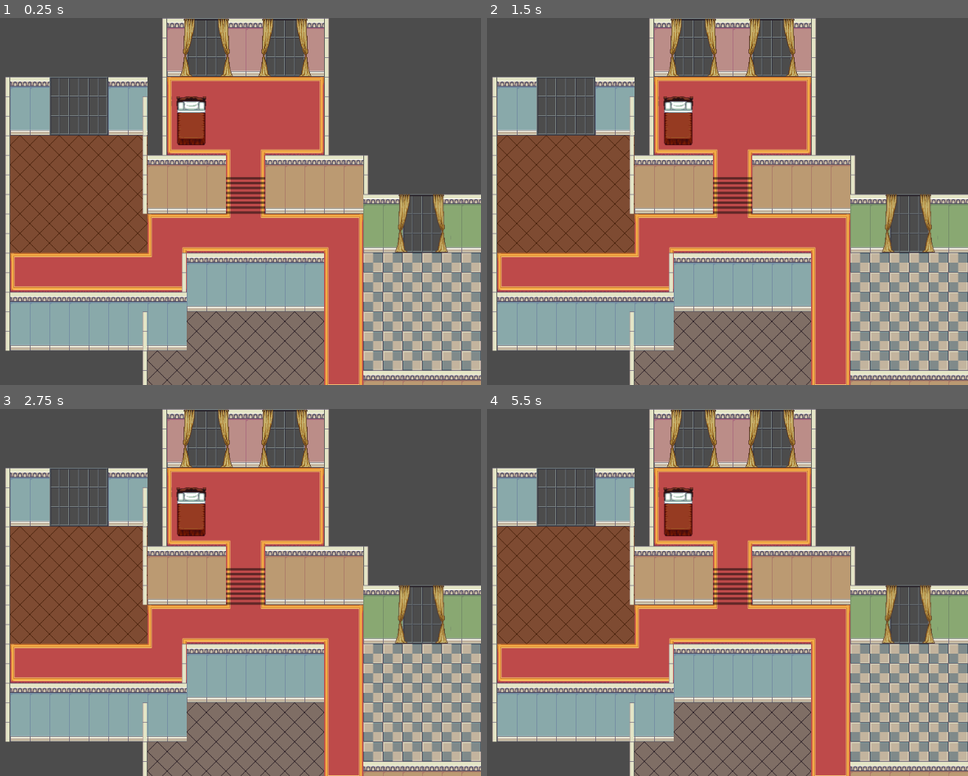
Above: before the commit, frames 1-4 (two rows, left to right).
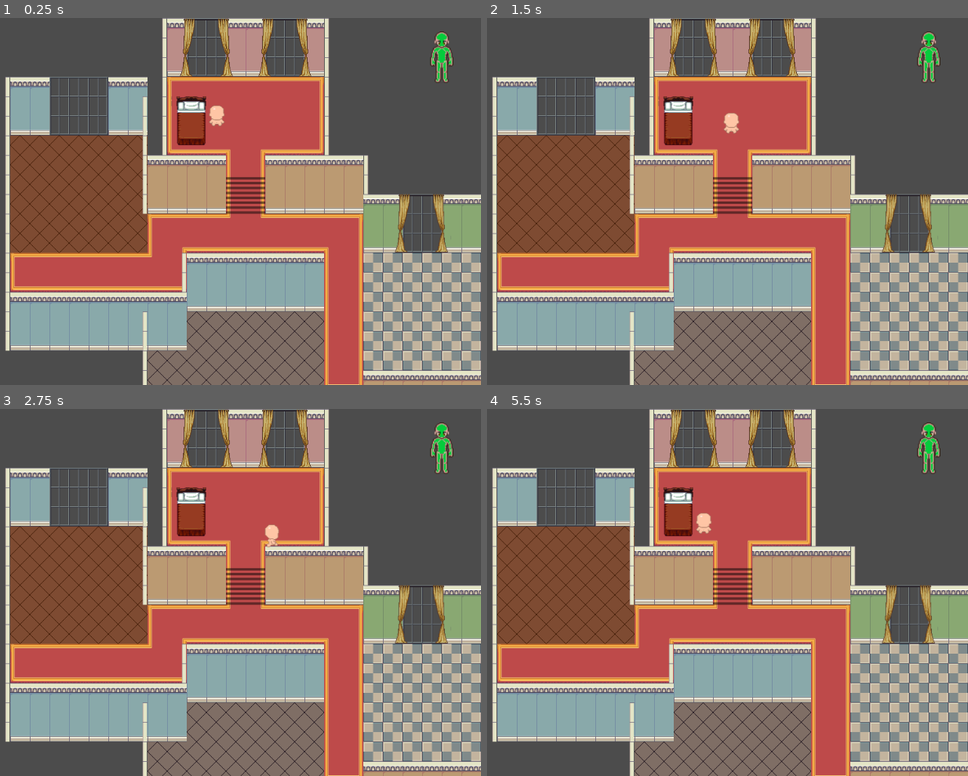
Above: after the commit, the same moments.

Repository: s4x0r/luxjam2020
Game: Godot game, scene res://levels/level1.tscn
Two runs of this game, one before a commit and one after it. Both use one fixed random seed, a clock stepped at 60 frames per second and the inputs below. The project has no main scene, so this scene is started directly. Sound files missing from this copy of the repository are replaced by a short silence.
Inputs:
- Up to frame 1 (0.25 s): no input
- Up to frame 2 (1.5 s): tap Enter at 0.5 s; hold Right (ui_right) 0.53-1.28 s; tap Space (ui_select) at 0.77 s; hold Down (ui_down) from 1.28 s (still down)
- Up to frame 3 (2.75 s): tap Space (ui_select) at 1.52 s; release Down (ui_down) at 2.03 s; hold Right (ui_right) from 2.03 s (still down)
- Up to frame 4 (5.5 s): release Right (ui_right) at 2.78 s; hold Up (ui_up) 2.78-3.53 s; tap Space (ui_select) at 3.02, 3.77, 4.52 s; hold Left (ui_left) 3.53-5.03 s; hold Down (ui_down) from 5.03 s (still down)

The runs differ from the first frame. In frame 1, 0.6% of the frame differs, in the area x 43-95%, y 3-30%; in frame 2, 0.5%; in frame 3, 0.5%; in frame 4, 0.6%.

Commit message:
added damage indicator

Diff:
--- a/level parts/KinematcChar.gd
+++ b/level parts/KinematicChar.gd
@@ -1,9 +1,10 @@
 extends KinematicBody2D
+
+signal damaged
 
 const GRAVITY = 200.0
 const WALK_SPEED = 1
 var collision
-
 var velocity = Vector2()
 
 func _physics_process(delta):
@@ -35,3 +36,4 @@
 			collision.collider.get_parent().position += velocity*8
 		move_and_collide(-velocity*8)
 		$AudioStreamPlayer.play()
+		emit_signal("damaged")
--- a/level parts/KinematicChar.tscn
+++ b/level parts/KinematicChar.tscn
@@ -1,6 +1,6 @@
 [gd_scene load_steps=18 format=2]
 
-[ext_resource path="res://level parts/KinematcChar.gd" type="Script" id=1]
+[ext_resource path="res://level parts/KinematicChar.gd" type="Script" id=1]
 [ext_resource path="res://s4xstuff/openpixels-master/layers/body_olive.png" type="Texture" id=2]
 [ext_resource path="res://s4xstuff/Jab-SoundBible.com-1806727891.wav" type="AudioStream" id=3]
 
--- /dev/null
+++ b/level parts/level controller.tscn
@@ -0,0 +1,60 @@
+[gd_scene load_steps=3 format=2]
+
+[ext_resource path="res://levels/level controller.gd" type="Script" id=1]
+[ext_resource path="res://s4xstuff/dmgindicator.png" type="Texture" id=2]
+
+[node name="level controller" type="Control"]
+margin_right = 1024.0
+margin_bottom = 600.0
+script = ExtResource( 1 )
+__meta__ = {
+"_edit_use_anchors_": false
+}
+
+[node name="Control" type="Control" parent="."]
+anchor_left = 1.0
+anchor_right = 1.0
+anchor_bottom = 1.0
+margin_left = -128.0
+__meta__ = {
+"_edit_use_anchors_": false
+}
+
+[node name="Sprite" type="Sprite" parent="Control"]
+position = Vector2( 64, 64 )
+scale = Vector2( 1.5, 1.5 )
+texture = ExtResource( 2 )
+vframes = 3
+hframes = 5
+
+[node name="Panel" type="Panel" parent="."]
+visible = false
+anchor_left = 0.5
+anchor_top = 0.5
+anchor_right = 0.5
+anchor_bottom = 0.5
+margin_left = -512.0
+margin_top = -300.0
+margin_right = 512.0
+margin_bottom = 300.0
+__meta__ = {
+"_edit_use_anchors_": false
+}
+
+[node name="Label" type="Label" parent="Panel"]
+anchor_left = 0.5
+anchor_top = 0.5
+anchor_right = 0.5
+anchor_bottom = 0.5
+margin_left = -160.0
+margin_top = -28.0
+margin_right = -96.0
+margin_bottom = -14.0
+grow_horizontal = 2
+grow_vertical = 2
+rect_scale = Vector2( 5, 5 )
+custom_colors/font_color = Color( 0.827451, 0, 0, 1 )
+custom_colors/font_outline_modulate = Color( 0.341176, 0, 0, 1 )
+text = "YOU DIED"
+align = 1
+valign = 1
--- /dev/null
+++ b/levels/level controller.gd
@@ -0,0 +1,27 @@
+extends Control
+
+
+# Declare member variables here. Examples:
+# var a = 2
+# var b = "text"
+
+
+# Called when the node enters the scene tree for the first time.
+func _ready():
+	pass # Replace with function body.
+
+func game_over():
+	$Panel.visible = true
+	pass
+
+
+# Called every frame. 'delta' is the elapsed time since the previous frame.
+#func _process(delta):
+#	pass
+
+
+func _on_KinematicChar_damaged():
+	$Control/Sprite.frame+=1
+	if $Control/Sprite.frame == 14:
+		game_over()
+	pass # Replace with function body.
--- a/levels/level1.tscn
+++ b/levels/level1.tscn
@@ -1,9 +1,11 @@
-[gd_scene load_steps=5 format=2]
+[gd_scene load_steps=7 format=2]
 
 [ext_resource path="res://level parts/wallset.tres" type="TileSet" id=1]
 [ext_resource path="res://level parts/floorset.tres" type="TileSet" id=2]
 [ext_resource path="res://furniture/curtains.tscn" type="PackedScene" id=3]
 [ext_resource path="res://furniture/bed.tscn" type="PackedScene" id=4]
+[ext_resource path="res://level parts/level controller.tscn" type="PackedScene" id=5]
+[ext_resource path="res://level parts/KinematicChar.tscn" type="PackedScene" id=7]
 
 [node name="level1" type="Node2D"]
 
@@ -30,3 +32,9 @@
 
 [node name="bed" parent="." instance=ExtResource( 4 )]
 position = Vector2( 551.478, 167.991 )
+
+[node name="KinematicChar" parent="." instance=ExtResource( 7 )]
+position = Vector2( 592, 160 )
+
+[node name="level controller" parent="." instance=ExtResource( 5 )]
+[connection signal="damaged" from="KinematicChar" to="level controller" method="_on_KinematicChar_damaged"]
Binary file added: s4xstuff/24x32_RPG_Charas_Template_by_CharlesGabriel.png
Not shown, added: s4xstuff/24x32_RPG_Charas_Template_by_CharlesGabriel.png.import
Binary file added: s4xstuff/dmgindicator.png
Not shown, added: s4xstuff/dmgindicator.png.import
